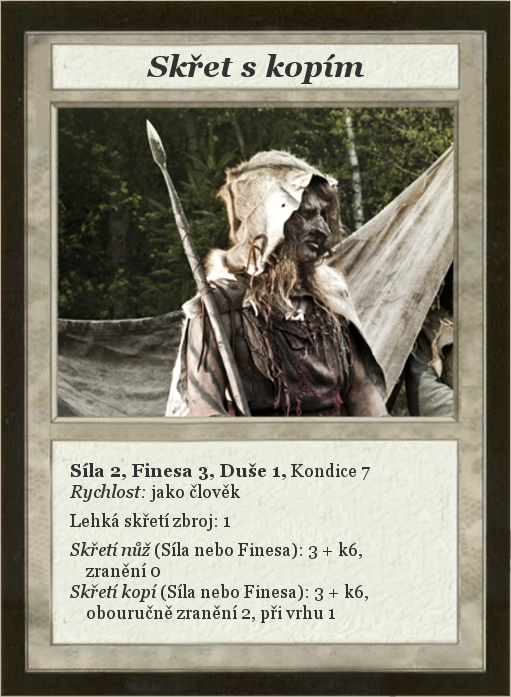
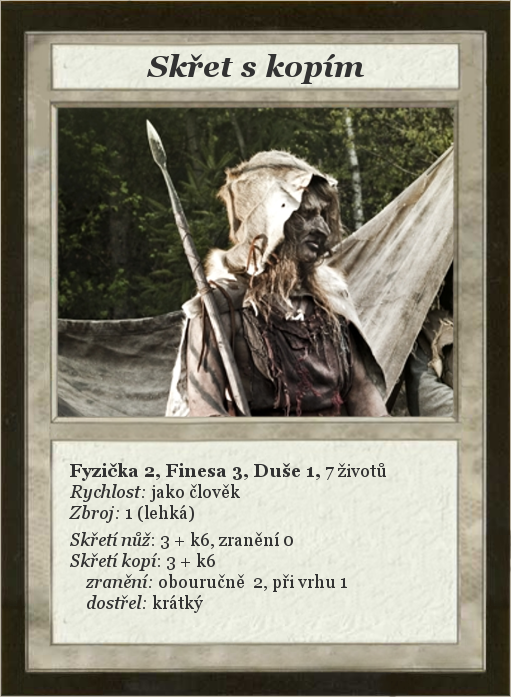
Two versions of the same layered image (511 × 697). Layer-by-layer changes:
renamed "Síla 2, Finesa 3, Duše 1, Kond..." to "Fyzička 2, Finesa 3, Duše 1, 7...", painted on it over [69, 463, 386, 623]
